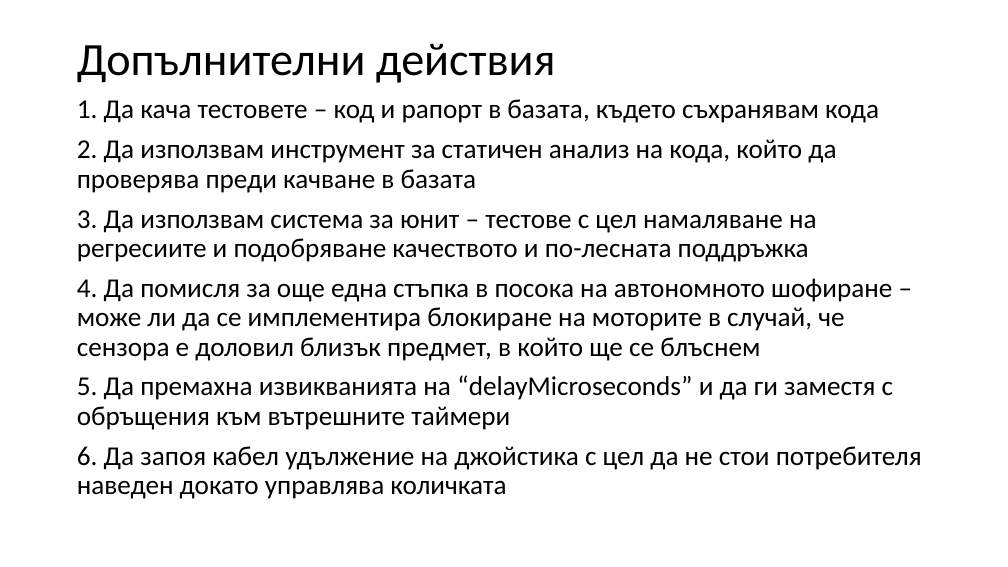
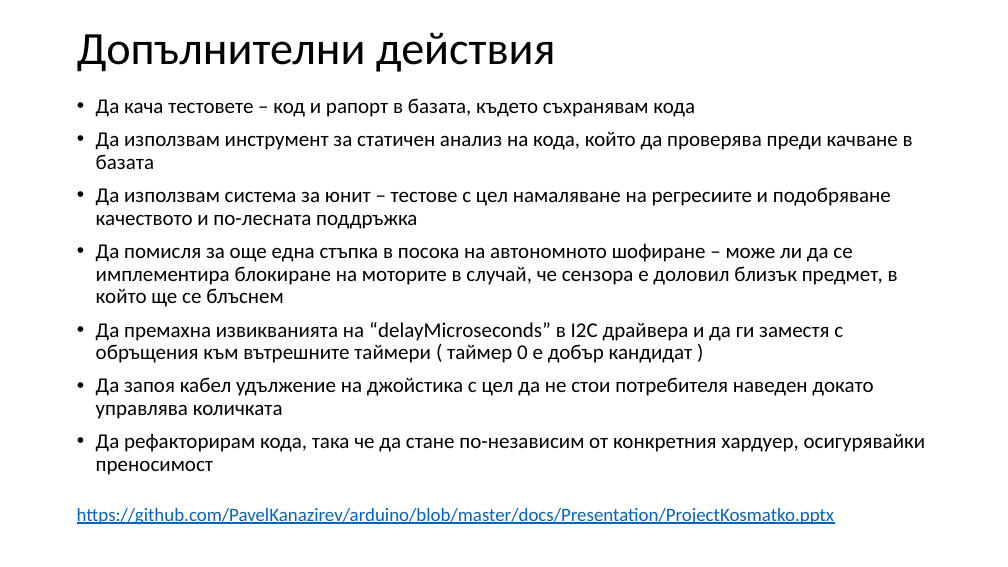
Before and after one commit to PavelKanazirev/arduino, a slide deck: slide 8 of docs/Presentation/ProjectKosmatko.pptx (slide 7 before the commit). Drawn at 1008x567 pixels with LibreOffice and Linux fonts; fonts in the diff are those of the drawing. Boxes give left, top, right and bottom in pixels: in the first picture for what was removed or moved away, otherwise in the second. Text is boxed around its words. In the diff, an @@ line names an element or a change of style, - is before the commit and + after.

```diff
--- a/docs/Presentation/ProjectKosmatko.pptx
+++ b/docs/Presentation/ProjectKosmatko.pptx
@@ title "Допълнителни действия" moved from (x1=77, y1=43, x2=556, y2=83) to (x1=77, y1=32, x2=556, y2=72) @@
@@ text at (x1=96, y1=98, x2=926, y2=475): text changed; size 25.9 to 20 pt @@
-1. Да кача тестовете – код и рапорт в базата, където съхранявам кода
-2. Да използвам инструмент за статичен анализ на кода, който да проверява преди качване в базата
-3. Да използвам система за юнит – тестове с цел намаляване на регресиите и подобряване качеството и по-лесната поддръжка
-4. Да помисля за още една стъпка в посока на автономното шофиране – може ли да се имплементира блокиране на моторите в случай, че сензора е доловил близък предмет, в който ще се блъснем
-5. Да премахна извикванията на “delayMicroseconds” и да ги заместя с обръщения към вътрешните таймери
-6. Да запоя кабел удължение на джойстика с цел да не стои потребителя наведен докато управлява количката
+• Да кача тестовете – код и рапорт в базата, където съхранявам кода
+• Да използвам инструмент за статичен анализ на кода, който да проверява преди качване в базата
+• Да използвам система за юнит – тестове с цел намаляване на регресиите и подобряване качеството и по-лесната поддръжка
+• Да помисля за още една стъпка в посока на автономното шофиране – може ли да се имплементира блокиране на моторите в случай, че сензора е доловил близък предмет, в който ще се блъснем
+• Да премахна извикванията на “delayMicroseconds” в I2C драйвера и да ги заместя с обръщения към вътрешните таймери ( таймер 0 е добър кандидат )
+• Да запоя кабел удължение на джойстика с цел да не стои потребителя наведен докато управлява количката
+• Да рефакторирам кода, така че да стане по-независим от конкретния хардуер, осигурявайки преносимост
@@ text added at (x1=77, y1=508, x2=834, y2=525), 18 pt, text #0563C1, underline @@
+https://github.com/PavelKanazirev/arduino/blob/master/docs/Presentation/ProjectKosmatko.pptx
```
Also in this commit, not shown: 3 other slides changed, 1 slide added, 1 slide removed.
